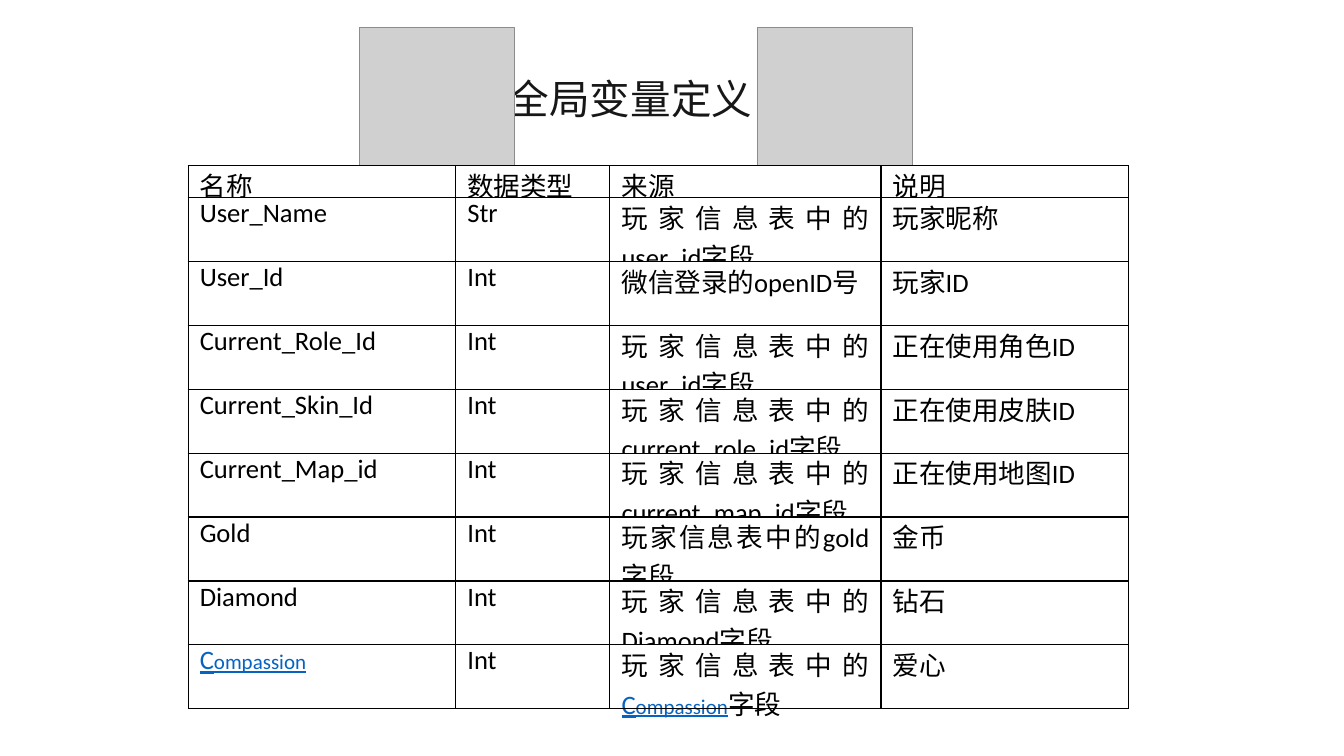
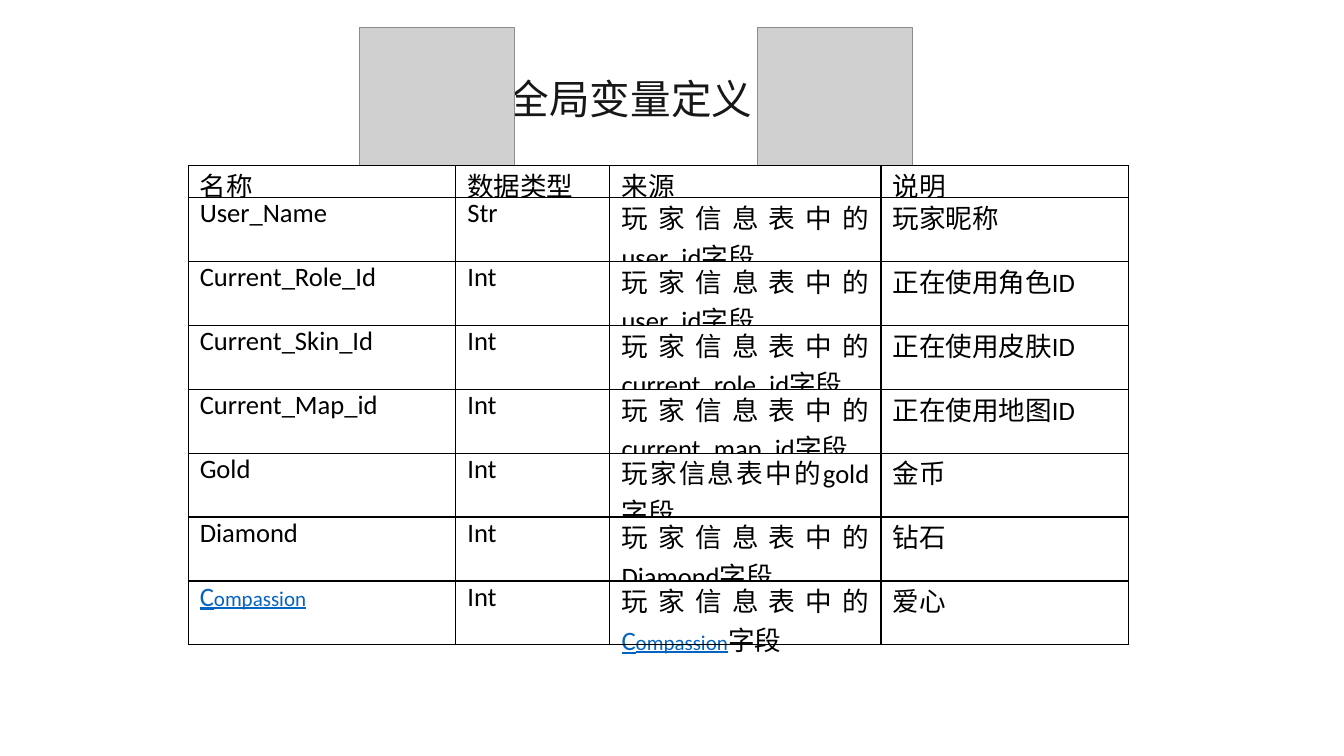
Before and after one commit to diligentsun/new-flappy-bird, a slide deck: slide 5 of 项目实现/项目实现PPT.pptx. Drawn at 1344x756 pixels with LibreOffice and Linux fonts; fonts in the diff are those of the drawing; grey boxes stand for pictures; background and template pictures are left out. Boxes give left, top, right and bottom in pixels: in the first picture for what was removed or moved away, otherwise in the second. Text is boxed around its words. In the diff, an @@ line names an element or a change of style, - is before the commit and + after.

```diff
--- a/项目实现/项目实现PPT.pptx
+++ b/项目实现/项目实现PPT.pptx
@@ table at box(189, 166, 1129, 658) @@
-row 3: User_Id | Int | 微信登录的openID号 | 玩家ID
```
Also in this commit, not shown: 5 other slides changed, 4 slides added, 6 other files.
